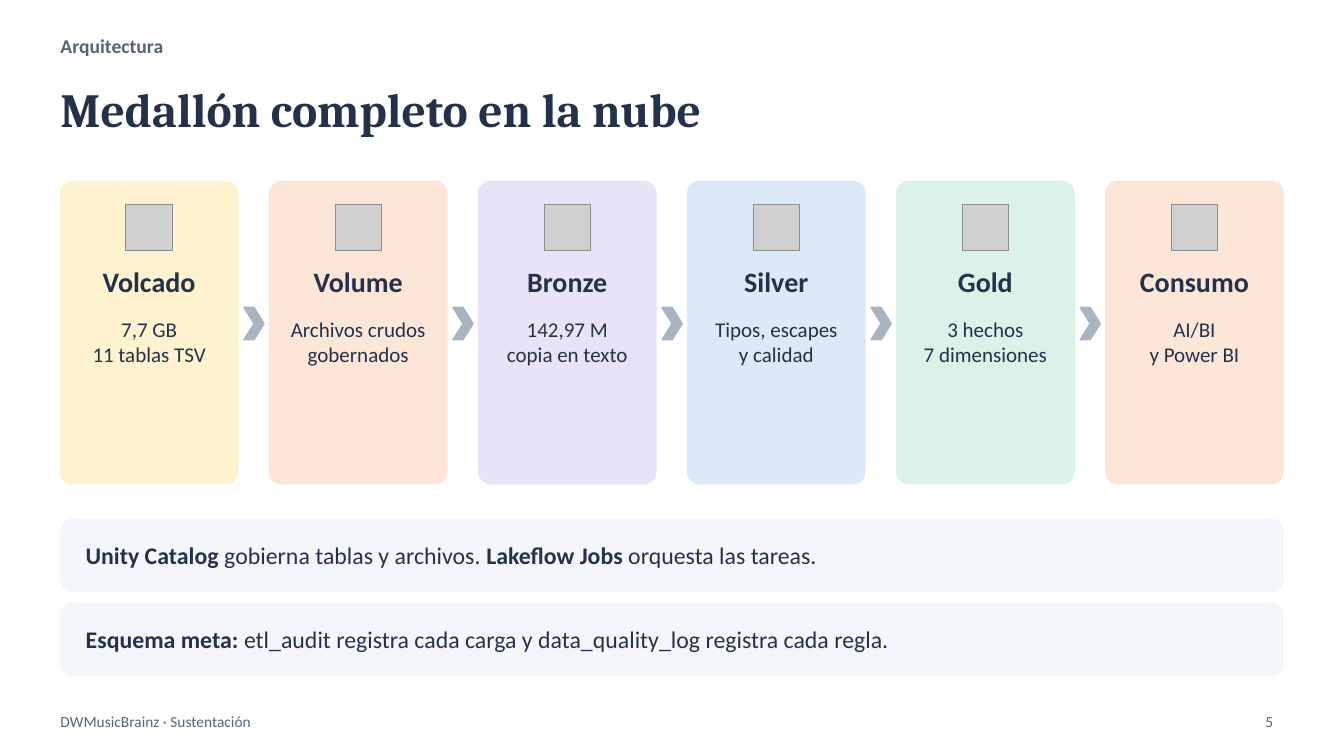
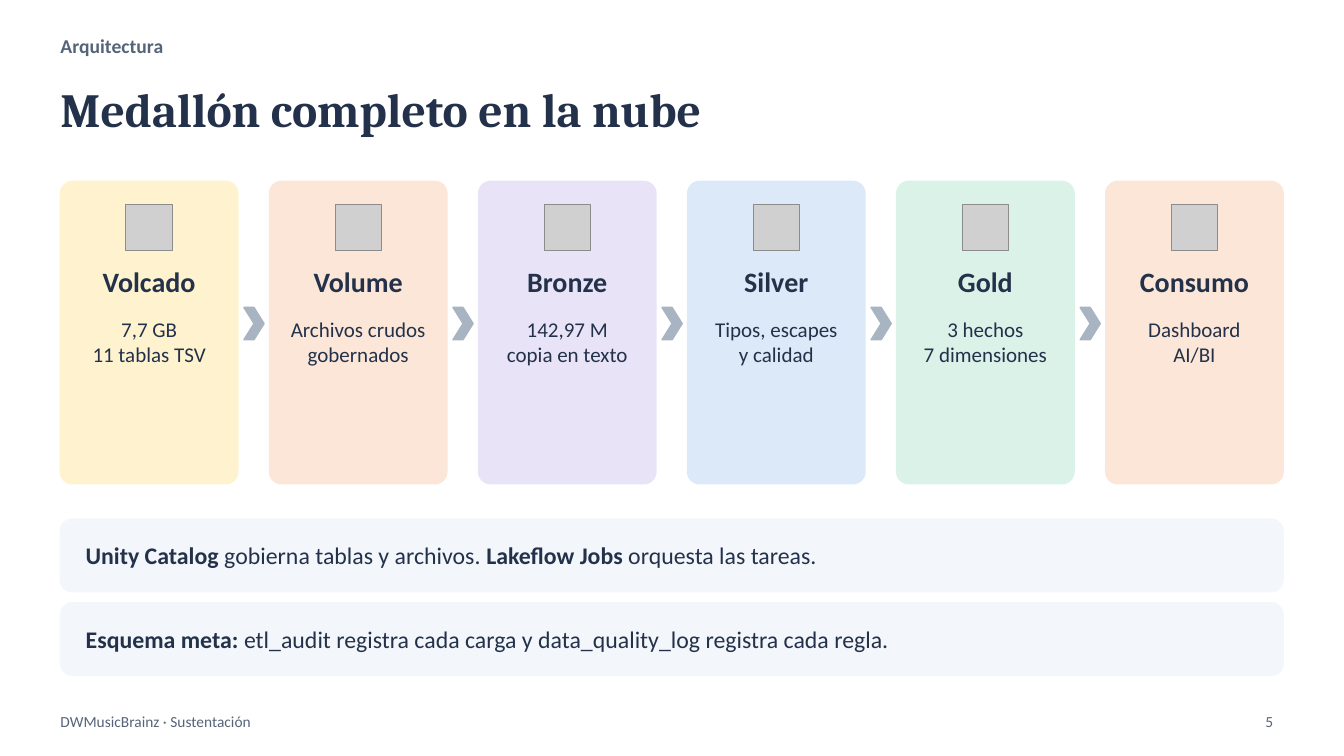
Before and after one commit to srusso1/DWH-MusicBrainz, a slide deck: slide 5 of docs/DWMusicBrainz_Sustentacion_v4.pptx. Drawn at 1344x756 pixels with LibreOffice and Linux fonts; fonts in the diff are those of the drawing; grey boxes stand for pictures. Boxes give left, top, right and bottom in pixels: in the first picture for what was removed or moved away, otherwise in the second. Text is boxed around its words. In the diff, an @@ line names an element or a change of style, - is before the commit and + after.

Commit message:
docs: dejar el dashboard AI/BI como unico vigente

```diff
--- a/docs/DWMusicBrainz_Sustentacion_v4.pptx
+++ b/docs/DWMusicBrainz_Sustentacion_v4.pptx
@@ text at (1148, 322, 1240, 337): paragraph added @@
+Dashboard
@@ text at (1150, 348, 1240, 366): paragraph removed @@
-y Power BI
```
Also in this commit, not shown: 4 other slides changed, 6 other files.
